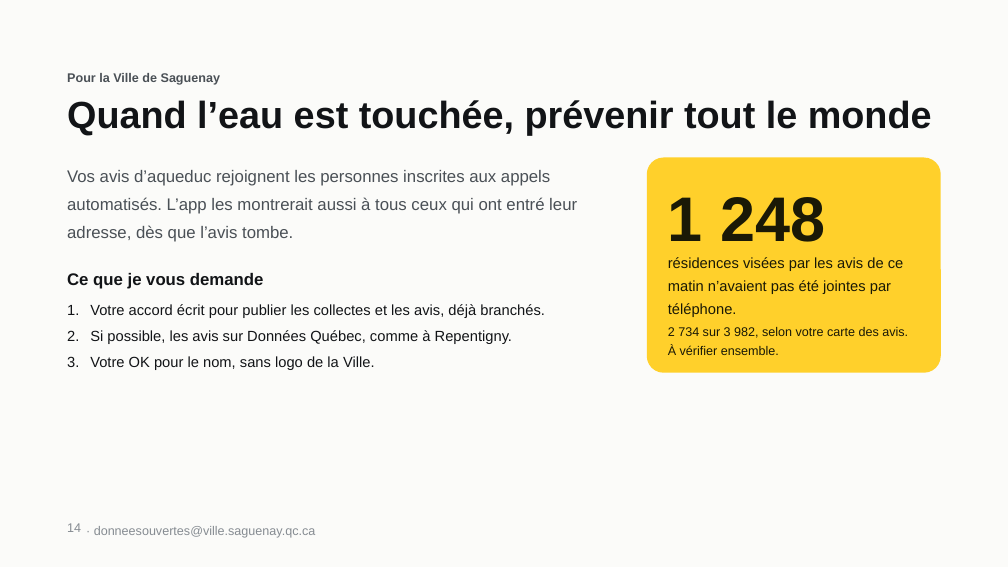
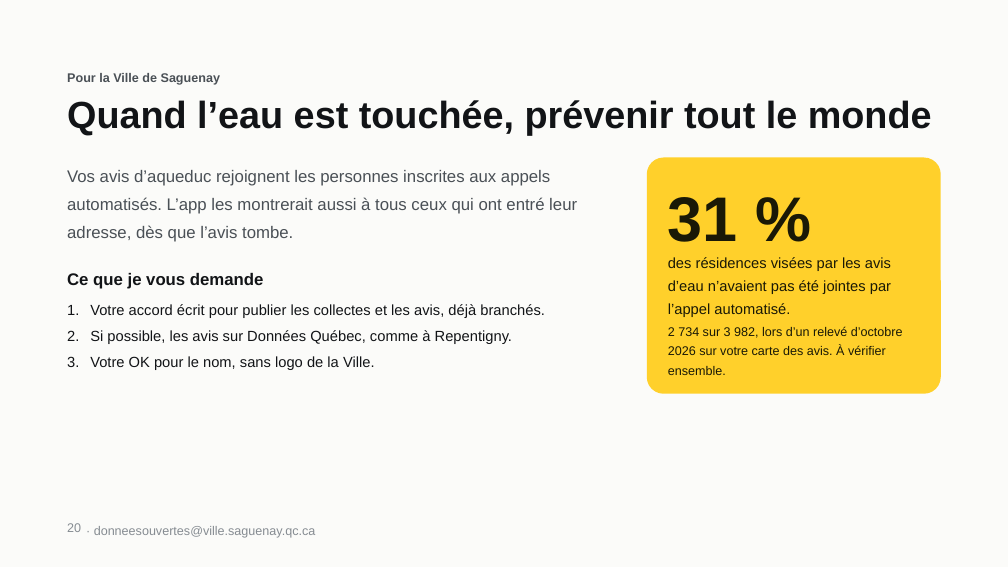
Before and after one commit to gotflo/saguenay_aujourdhui, a slide deck: slide 20 of Saguenay-Aujourdhui.pptx (slide 14 before the commit). Drawn at 1008x567 pixels with LibreOffice and Linux fonts; fonts in the diff are those of the drawing. Boxes give left, top, right and bottom in pixels: in the first picture for what was removed or moved away, otherwise in the second. Text is boxed around its words. In the diff, an @@ line names an element or a change of style, - is before the commit and + after.

```diff
--- a/Saguenay-Aujourdhui.pptx
+++ b/Saguenay-Aujourdhui.pptx
@@ rounded rectangle resized from (x1=647, y1=157, x2=941, y2=373) to (x1=647, y1=157, x2=941, y2=393) @@
@@ rounded rectangle at (x1=647, y1=157, x2=941, y2=393): proportions changed @@
@@ text at (x1=668, y1=197, x2=738, y2=242): text changed @@
-1 248
+31 %
@@ text at (x1=668, y1=257, x2=891, y2=317): text changed @@
-résidences visées par les avis de ce matin n’avaient pas été jointes par téléphone.
+des résidences visées par les avis d’eau n’avaient pas été jointes par l’appel automatisé.
@@ text at (x1=668, y1=326, x2=903, y2=375): text changed @@
-2 734 sur 3 982, selon votre carte des avis. À vérifier ensemble.
+2 734 sur 3 982, lors d’un relevé d’octobre 2026 sur votre carte des avis. À vérifier ensemble.
@@ page number at (x1=67, y1=523, x2=81, y2=532): text changed @@
-14
+20
```
Also in this commit, not shown: 3 other slides changed, 17 slides added, 11 slides removed.
